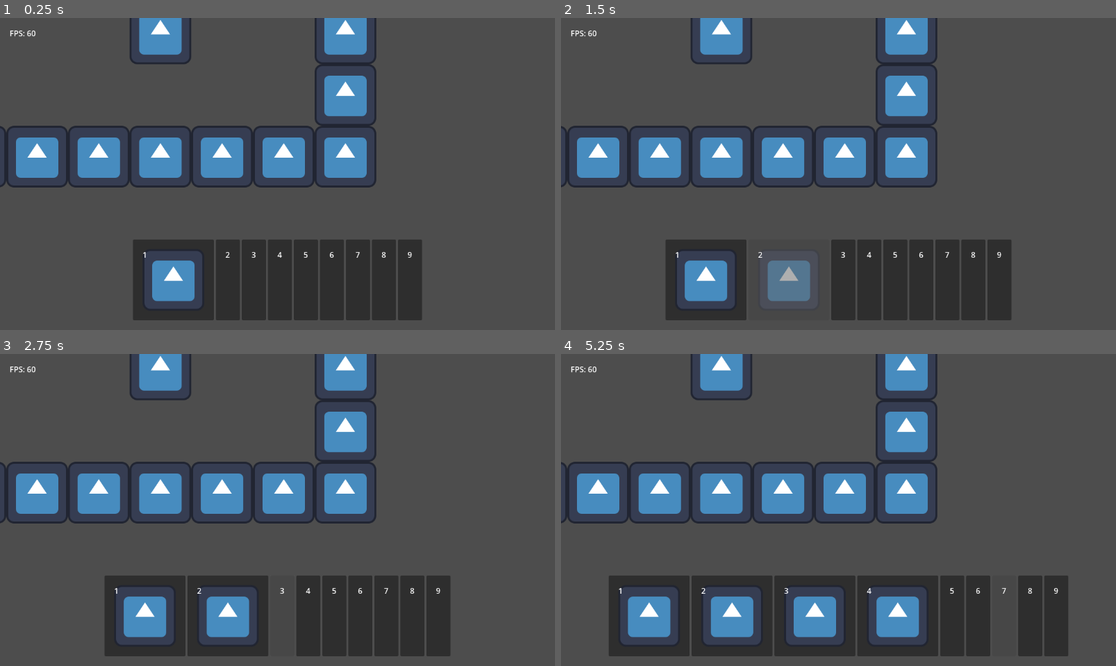
Above: before the commit, frames 1-4 (two rows, left to right).
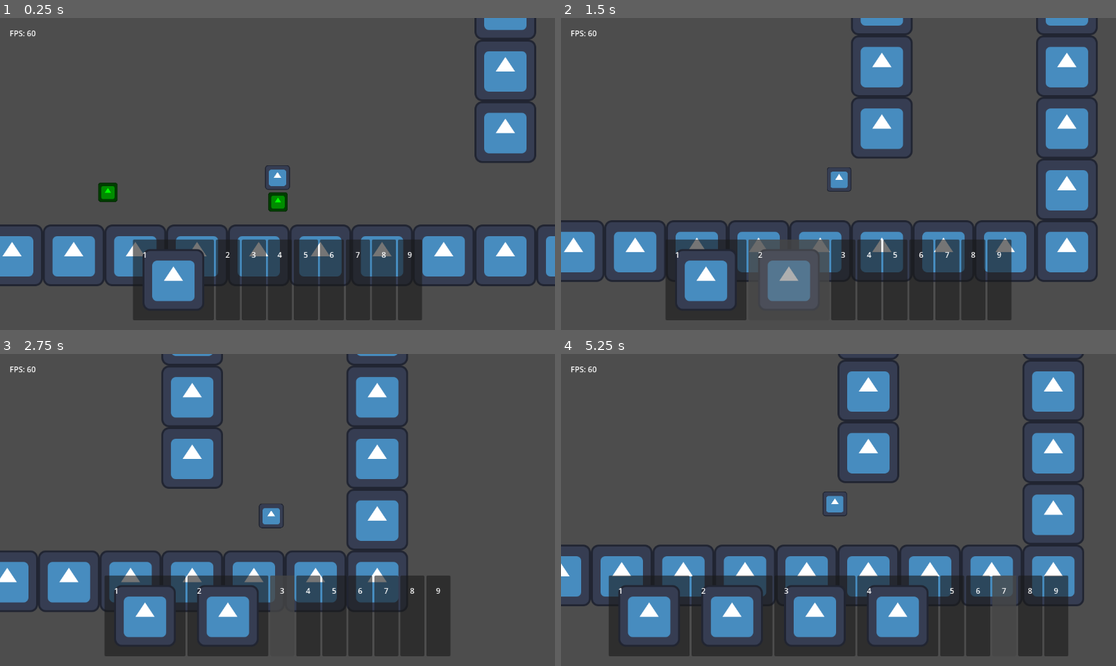
Above: after the commit, the same moments.

Repository: TheHumanMRP/RPG-Life-Tracker
Game: Godot game, scene res://Folders/Systems/Main/Scenes/main_scene.tscn
The game is run twice, just before and just after one commit, with the same random seed, the same clock (stepped at 60 frames per second) and the same inputs. The engine's default icon, where the game draws it, is replaced by a stand-in: a white triangle on a blue panel in a dark square.
Inputs (mouse positions are in pixels of both pictures, inside the frame that each line leads up to):
- Up to frame 1 (0.25 s): no input
- Up to frame 2 (1.5 s): move the mouse to (733, 280) at 0.52 s; hold D (move_right) from 0.53 s (still down); tap Space (jump) at 0.6, 0.77, 1.07 s; click (733, 280) at 0.67 s; move the mouse to (788, 280) at 1.27 s; tap I (add_test_sword) at 1.35 s; click (788, 280) at 1.42 s
- Up to frame 3 (2.75 s): tap Space (jump) at 1.52, 1.55, 1.82, 2.1 s; move the mouse to (283, 616) at 2.02 s; release D (move_right) at 2.03 s; hold A (move_left) from 2.03 s (still down); click (283, 616) at 2.17 s
- Up to frame 4 (5.25 s): move the mouse to (871, 616) at 2.77 s; release A (move_left) at 2.78 s; hold D (move_right) 2.78-4.28 s; tap I (add_test_sword) at 2.85, 4.35 s; click (871, 616) at 2.92 s; tap Space (jump) at 3.02, 3.05, 3.32, 3.6, 3.77, 4.07, 4.52, 4.55, 4.82, 5.1 s; move the mouse to (921, 616) at 3.52 s; click (921, 616) at 3.67 s; move the mouse to (949, 616) at 4.27 s; hold A (move_left) 4.28-5.03 s; click (949, 616) at 4.42 s; move the mouse to (1005, 616) at 5.02 s; hold D (move_right) from 5.03 s (still down); click (1005, 616) at 5.17 s

The runs differ from the first frame. In frame 1, 24% of the frame differs, in the area x 0-100%, y 0-86%; in frame 2, 25%; in frame 3, 23%; in frame 4, 25%, in the area x 0-95%, y 0-81%.
Error before the commit: Parse Error: Could not parse global class "MovementComponent" from "res://Folders/Components/movement_component.gd". (res://Folders/Systems/Player/player.gd:17)

Commit message:
Auto commit at 2026-07-08 16:50:50

Diff:
--- a/Folders/Components/movement_component.gd
+++ b/Folders/Components/movement_component.gd
@@ -63,7 +63,7 @@
 		coyote_timer = coyote_time
 	else:
 		if jump_counter < 2:
-		coyote_timer -= delta
+			coyote_timer -= delta
 
 	# Wall Jump
 	# if is_on_wall and jump and not is_on_floor:
